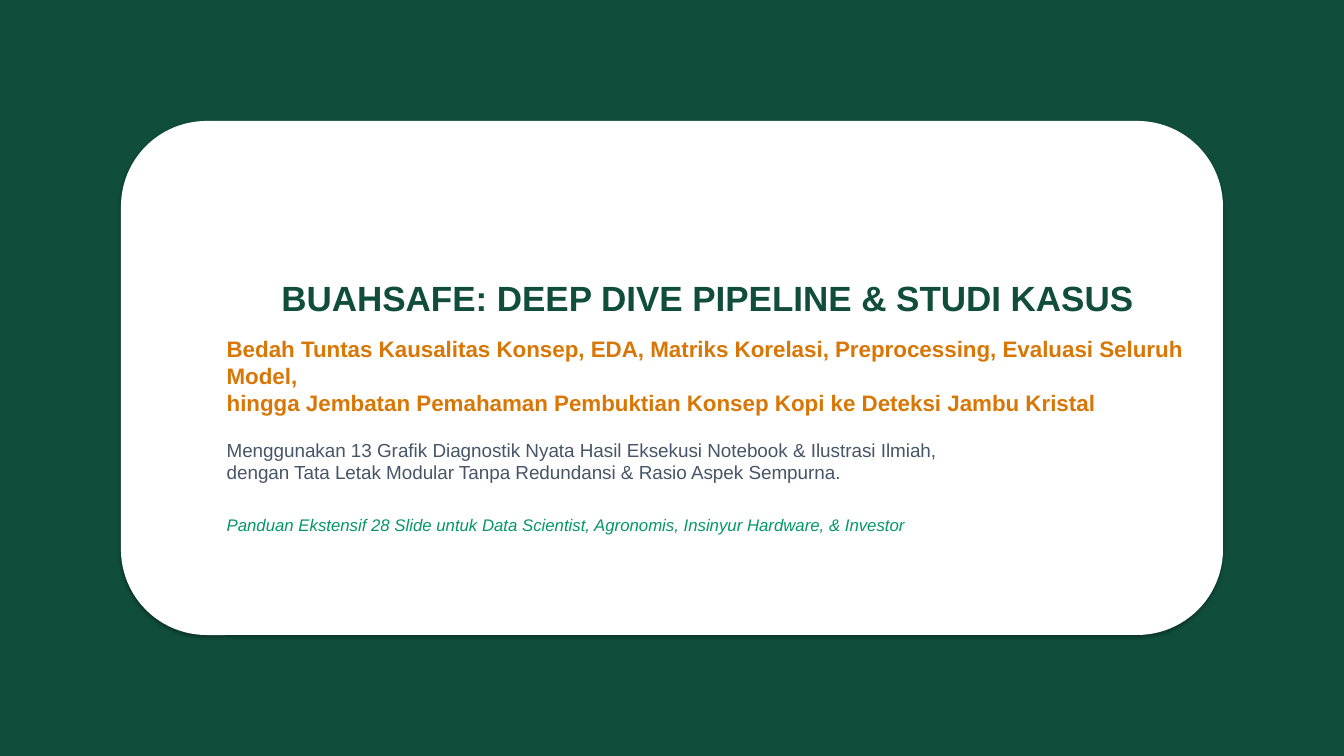
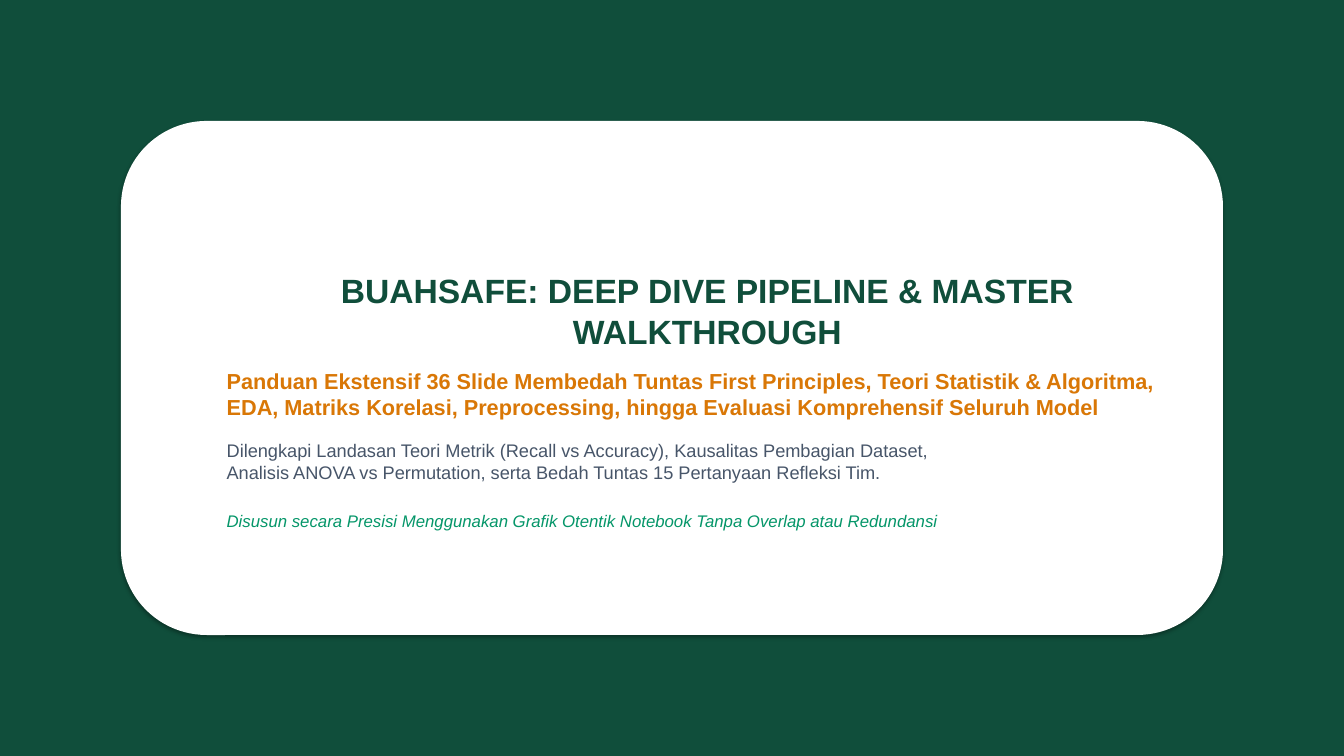
Before and after one commit to adsurkasur/buahsafe, a slide deck: slide 1 of BuahSafe_Super_Comprehensive_Presentation_Deep_Dive.pptx. Drawn at 1344x756 pixels with LibreOffice and Linux fonts; fonts in the diff are those of the drawing. Boxes give left, top, right and bottom in pixels: in the first picture for what was removed or moved away, otherwise in the second. Text is boxed around its words. In the diff, an @@ line names an element or a change of style, - is before the commit and + after.

Commit message:
feat: expand to 36-slide master class presentation addressing all 12 detailed review points with comprehensive theory, causality chains, and fixed visual assets

```diff
--- a/BuahSafe_Super_Comprehensive_Presentation_Deep_Dive.pptx
+++ b/BuahSafe_Super_Comprehensive_Presentation_Deep_Dive.pptx
@@ text in rounded rectangle at (227,279,1153,531): text changed; size 16 to 15.5 pt @@
-BUAHSAFE: DEEP DIVE PIPELINE & STUDI KASUS
-Bedah Tuntas Kausalitas Konsep, EDA, Matriks Korelasi, Preprocessing, Evaluasi Seluruh Model,
-hingga Jembatan Pemahaman Pembuktian Konsep Kopi ke Deteksi Jambu Kristal
-Menggunakan 13 Grafik Diagnostik Nyata Hasil Eksekusi Notebook & Ilustrasi Ilmiah,
-dengan Tata Letak Modular Tanpa Redundansi & Rasio Aspek Sempurna.
-Panduan Ekstensif 28 Slide untuk Data Scientist, Agronomis, Insinyur Hardware, & Investor
+BUAHSAFE: DEEP DIVE PIPELINE & MASTER WALKTHROUGH
+Panduan Ekstensif 36 Slide Membedah Tuntas First Principles, Teori Statistik & Algoritma,
+EDA, Matriks Korelasi, Preprocessing, hingga Evaluasi Komprehensif Seluruh Model
+Dilengkapi Landasan Teori Metrik (Recall vs Accuracy), Kausalitas Pembagian Dataset,
+Analisis ANOVA vs Permutation, serta Bedah Tuntas 15 Pertanyaan Refleksi Tim.
+Disusun secara Presisi Menggunakan Grafik Otentik Notebook Tanpa Overlap atau Redundansi
```
Also in this commit, not shown: 25 other slides changed, 10 slides added, 2 slides removed, 3 other files.
